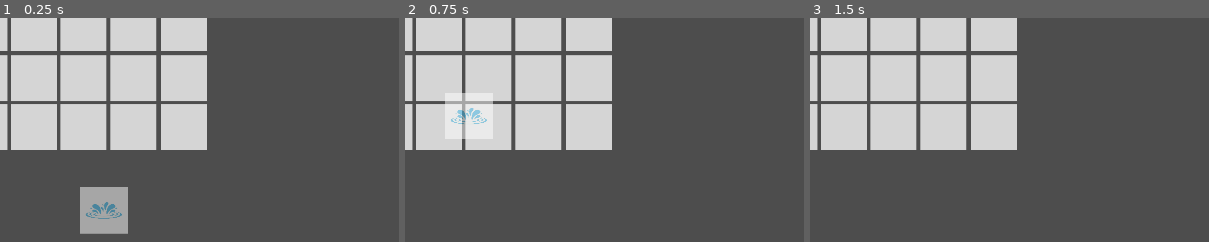
Above: before the commit, frames 1-3 (left to right).
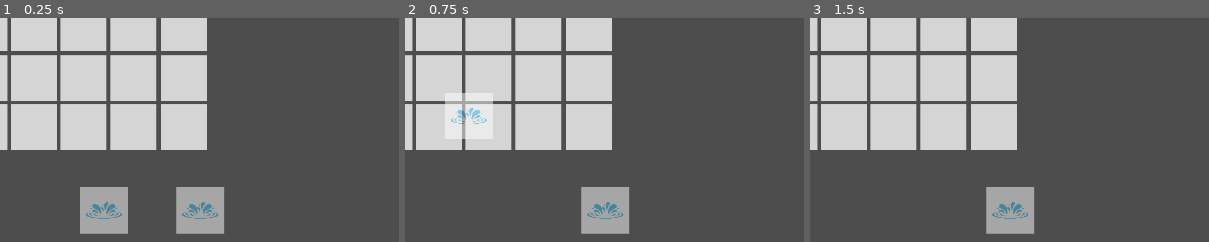
Above: after the commit, the same moments.

Repository: TenningYaya/The-King-is-died
Game: Godot game, scene res://Scene/Game.tscn
Same seed, same stepped clock (60 frames per second), same inputs: the game is played once before the commit and once after it. The engine's default icon, where the game draws it, is replaced by a stand-in: a white triangle on a blue panel in a dark square.
Inputs (mouse positions are % of the whole screen's width and height, from its top left):
- Up to frame 1 (0.25 s): no input
- Up to frame 2 (0.75 s): tap Enter at 0.5 s; drag from (18, 68) to (3, 6) at 0.52 s
- Up to frame 3 (1.5 s): drag from (30, 55) to (3, 6) at 1.27 s
The pictures show only the part of the screen within x 5-55%, y 25-75%; the shares and areas given below are measured in that part.

The runs differ from the first frame. In frame 1, 2.5% of the frame differs, in the area x 44-57%, y 75-97%; in frame 2, 2.5%; in frame 3, 2.5%.

Commit message:
Add tile occupied logic
Building can not be moved or planted into a occupied tile

Diff:
--- a/Scene/Game.tscn
+++ b/Scene/Game.tscn
@@ -107,3 +107,6 @@
 
 [node name="Blueprint" parent="." unique_id=1064392020 instance=ExtResource("5_3xgnh")]
 position = Vector2(348, 739)
+
+[node name="Blueprint2" parent="." unique_id=262191292 instance=ExtResource("5_3xgnh")]
+position = Vector2(580, 739)
--- a/Scene/tile.tscn
+++ b/Scene/tile.tscn
@@ -7,6 +7,7 @@
 collision_layer = 2
 collision_mask = 0
 input_pickable = false
+metadata/is_occupied = false
 
 [node name="CollisionShape2D" type="CollisionShape2D" parent="." unique_id=663506127]
 shape = SubResource("RectangleShape2D_u3axt")
--- a/scripts/buildings/blueprint.gd
+++ b/scripts/buildings/blueprint.gd
@@ -56,7 +56,9 @@
 # 建议使用 Group 判定，比 name.begins_with 更稳健
 func _on_area_entered(area):
 	if area.is_in_group("slots"):
-		current_slot = area
+		# ✅ 检查元数据：只有没被占用的地块才会被记录
+		if not area.get_meta("is_occupied", false):
+			current_slot = area
 
 func _on_area_exited(area):
 	if area == current_slot:
@@ -80,7 +82,9 @@
 	# 4. 对齐位置
 	new_building.global_position = current_slot.global_position
 
-	print("[%s] 蓝图植入成功！" % data.building_name)
+	current_slot.set_meta("is_occupied", true)
+	if "current_slot" in new_building:
+		new_building.current_slot = current_slot
 
 	# 5. 移除蓝图虚影
 	queue_free()
--- a/scripts/buildings/building.gd
+++ b/scripts/buildings/building.gd
@@ -3,6 +3,7 @@
 class_name Building
 
 @export var data: BuildingData # 每个建筑实体都持有一份数据引用
+var current_slot: Area2D = null
 
 var current_progress: float = 0.0
 var is_active: bool = true
@@ -59,9 +60,6 @@
 
 func _input_event(_viewport, event, _shape_idx):
 	if event is InputEventMouseButton:
-		# 只要有点击，无论左键右键、带不带 Shift，都打印
-		print("鼠标点击了建筑：", event.as_text(), " | Shift键状态：", Input.is_key_pressed(KEY_SHIFT))
-
 		if event.button_index == MOUSE_BUTTON_LEFT:
 			if event.pressed and Input.is_key_pressed(KEY_SHIFT):
 				_start_moving()
@@ -84,14 +82,29 @@
 	var target_slot = null
 	for a in areas:
 		if a.is_in_group("slots"):
-			target_slot = a
-			break
+			# ✅ 使用元数据检测占用，如果没设置过 meta，默认设为 false
+			var occupied = a.get_meta("is_occupied", false)
+			if not occupied:
+				target_slot = a
+				break
 
 	if target_slot:
+		# 释放旧格子
+		if current_slot:
+			current_slot.set_meta("is_occupied", false)
+
+		# 占领新格子
 		global_position = target_slot.global_position
-		_on_moved_to_new_slot() # 触发降速惩罚逻辑
+		target_slot.set_meta("is_occupied", true)
+		current_slot = target_slot
+		_on_moved_to_new_slot()
 	else:
 		global_position = original_pos # 挪动失败回位
+
+func set_initial_slot(slot_node: Area2D):
+	current_slot = slot_node
+	current_slot.set_meta("is_occupied", true)
+	global_position = slot_node.global_position
 
 func _on_moved_to_new_slot():
 	if data:
